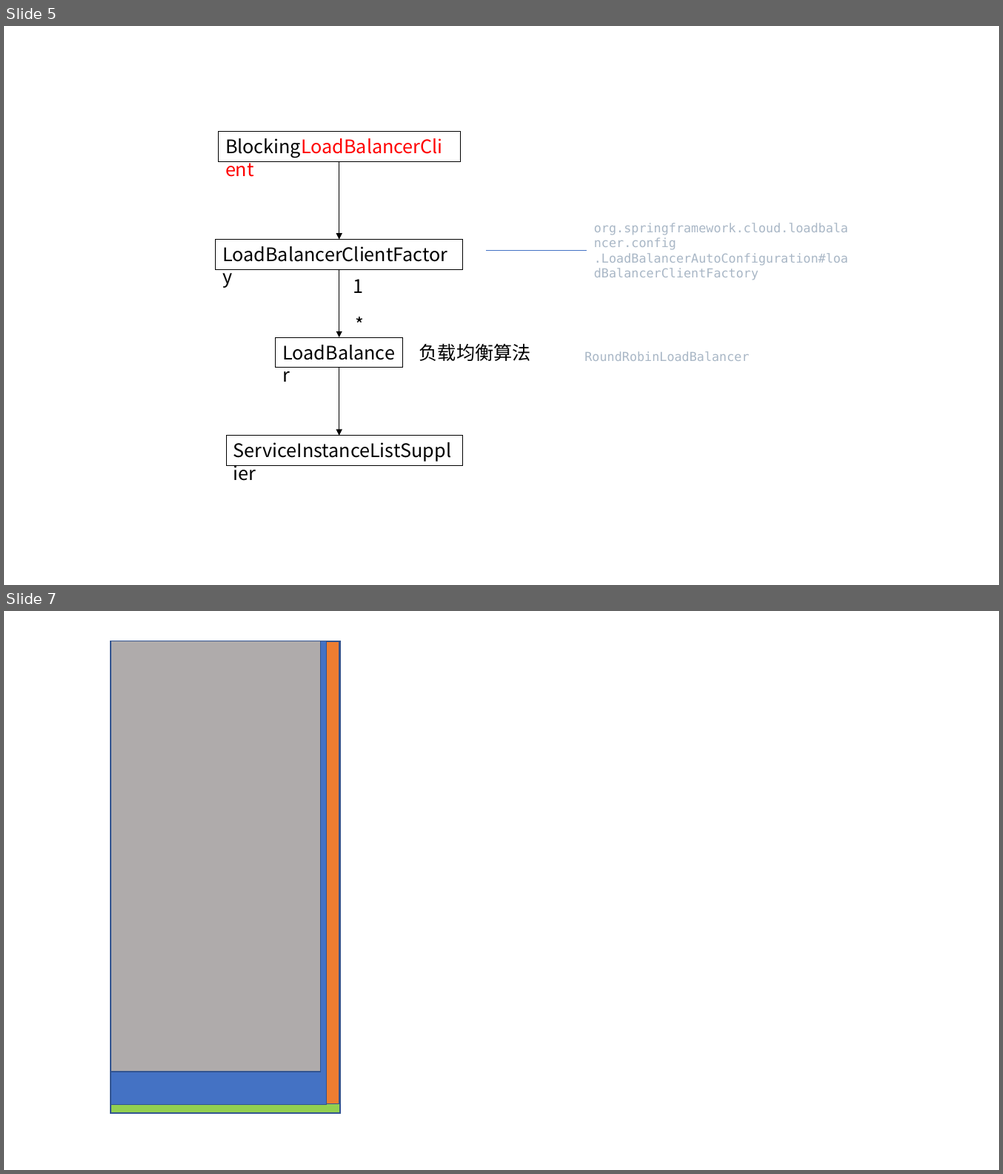
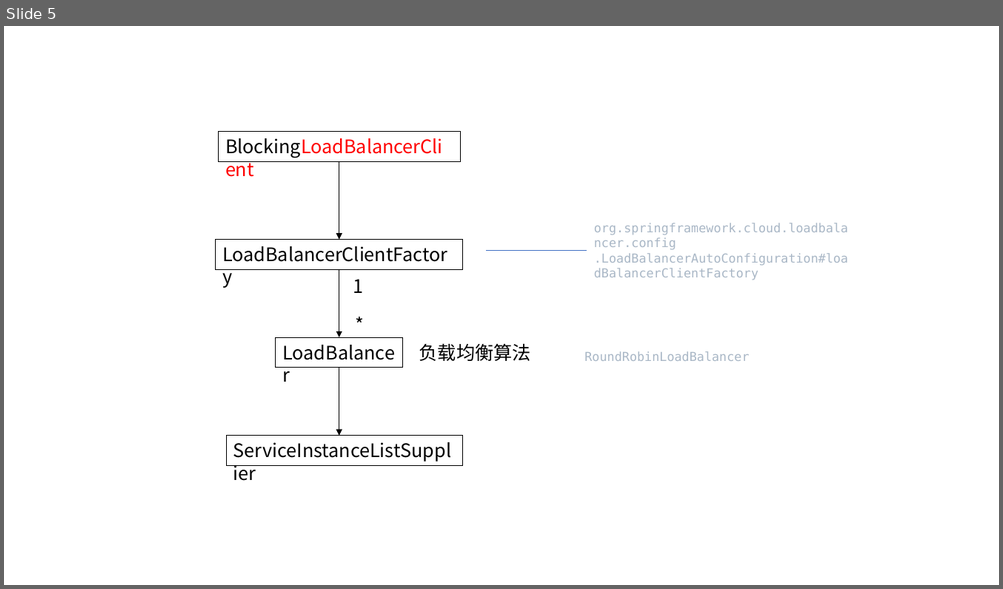
Before and after one commit to mengyuetao/Technology-related, a slide deck: spring/spring_basic/pic.pptx. Shown one above the other, each under a label of ours: slides 5 and 7 before the commit, slide 5 after it; the slides between them are not shown. The pictures are 1003x1174 and 1003x589 pixels, drawn with LibreOffice and Linux fonts; fonts in the diff are those of the drawing. Boxes give left, top, right and bottom in pixels: in the first picture for what was removed or moved away, otherwise in the second. Text is boxed around its words. In the diff, an @@ line names an element or a change of style, - is before the commit and + after.

```diff
--- a/spring/spring_basic/pic.pptx
+++ b/spring/spring_basic/pic.pptx
@@ slide 7 removed at (x1=4, y1=611, x2=999, y2=1170), background #FFFFFF @@
@@ rectangle removed at (x1=111, y1=641, x2=340, y2=1113) @@
@@ rectangle removed at (x1=111, y1=641, x2=327, y2=1105) @@
@@ rectangle removed at (x1=111, y1=641, x2=320, y2=1072) @@
@@ rectangle removed at (x1=111, y1=641, x2=339, y2=1104) @@
```
Also in this commit, not shown: 2 slides changed, 2 slides added, 3 other slides removed, 4 other files.
